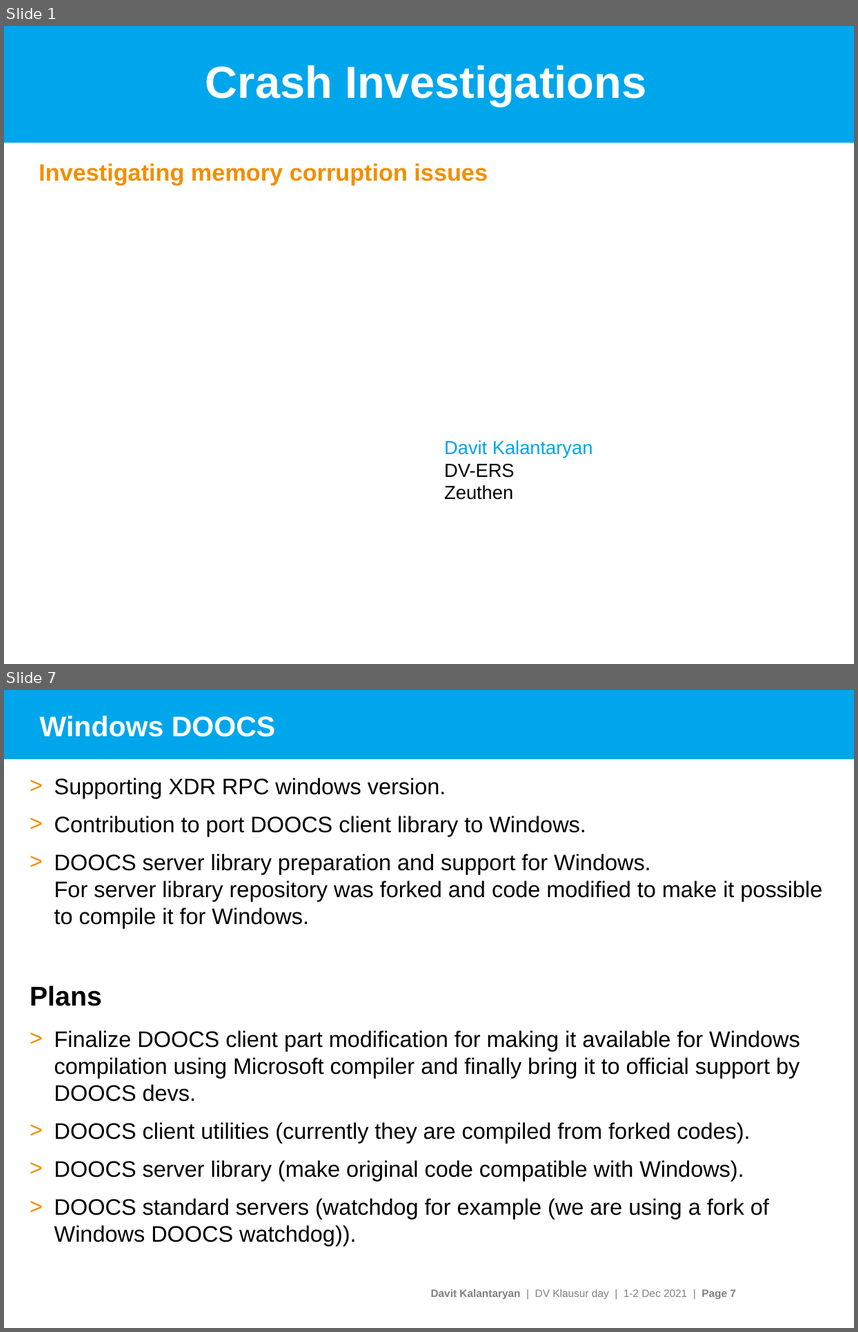
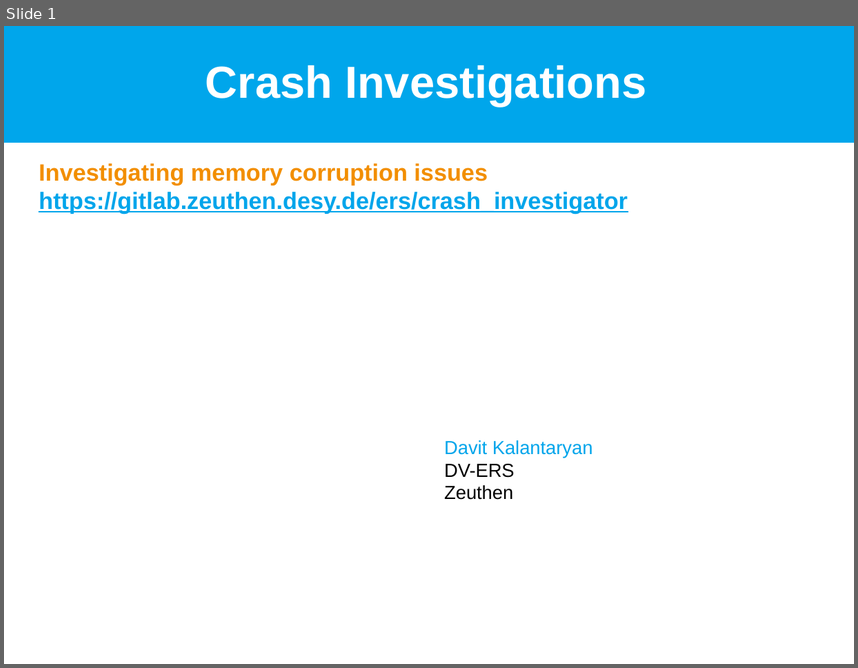
Before and after one commit to davitkalantaryan/old-crash_investigator, a slide deck: docs/crash_investigations.pptx. Shown one above the other, each under a label of ours: slides 1 and 7 before the commit, slide 1 after it; the slides between them are not shown. The pictures are 858x1332 and 858x668 pixels, drawn with LibreOffice and Linux fonts; fonts in the diff are those of the drawing; background and template pictures are left out. Boxes give left, top, right and bottom in pixels: in the first picture for what was removed or moved away, otherwise in the second. Text is boxed around its words. In the diff, an @@ line names an element or a change of style, - is before the commit and + after.

```diff
--- a/docs/crash_investigations.pptx
+++ b/docs/crash_investigations.pptx
@@ slide 7 removed at bbox=[4, 690, 854, 1328], background #FFFFFF @@
@@ rectangle removed at bbox=[4, 690, 854, 759] @@
@@ title removed at bbox=[40, 716, 276, 737] @@
-Windows DOOCS
@@ text removed at bbox=[30, 778, 822, 1246] @@
-> Supporting XDR RPC windows version.
-> Contribution to port DOOCS client library to Windows.
-> DOOCS server library preparation and support for Windows.
-  For server library repository was forked and code modified to make it possible to compile it for Windows.
-Plans
-> Finalize DOOCS client part modification for making it available for Windows compilation using Microsoft compiler and finally bring it to official support by DOOCS devs.
-> DOOCS client utilities (currently they are compiled from forked codes).
-> DOOCS server library (make original code compatible with Windows).
-> DOOCS standard servers (watchdog for example (we are using a fork of Windows DOOCS watchdog)).
@@ text removed at bbox=[431, 1289, 736, 1299] @@
-Davit Kalantaryan | DV Klausur day | 1-2 Dec 2021 | Page 7
@@ slide 1 changed as well @@
@@ subtitle at bbox=[38, 163, 628, 213]: text changed; text colour #F28E00 to #00A5EB @@
-Investigating memory corruption issues
+Investigating memory corruption issues
+https://gitlab.zeuthen.desy.de/ers/crash_investigator
```
Also in this commit, not shown: 1 other slide changed, 3 slides added, 6 other slides removed.
